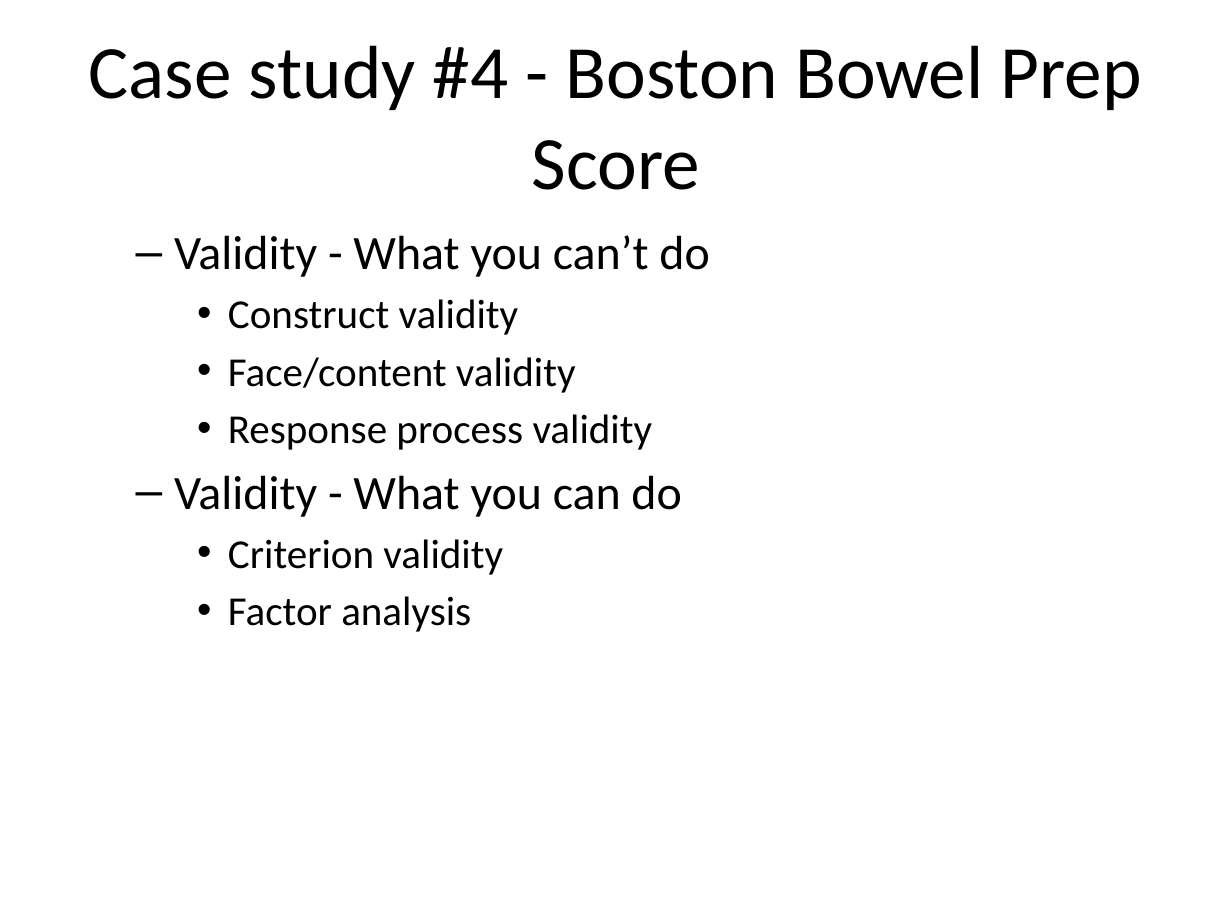
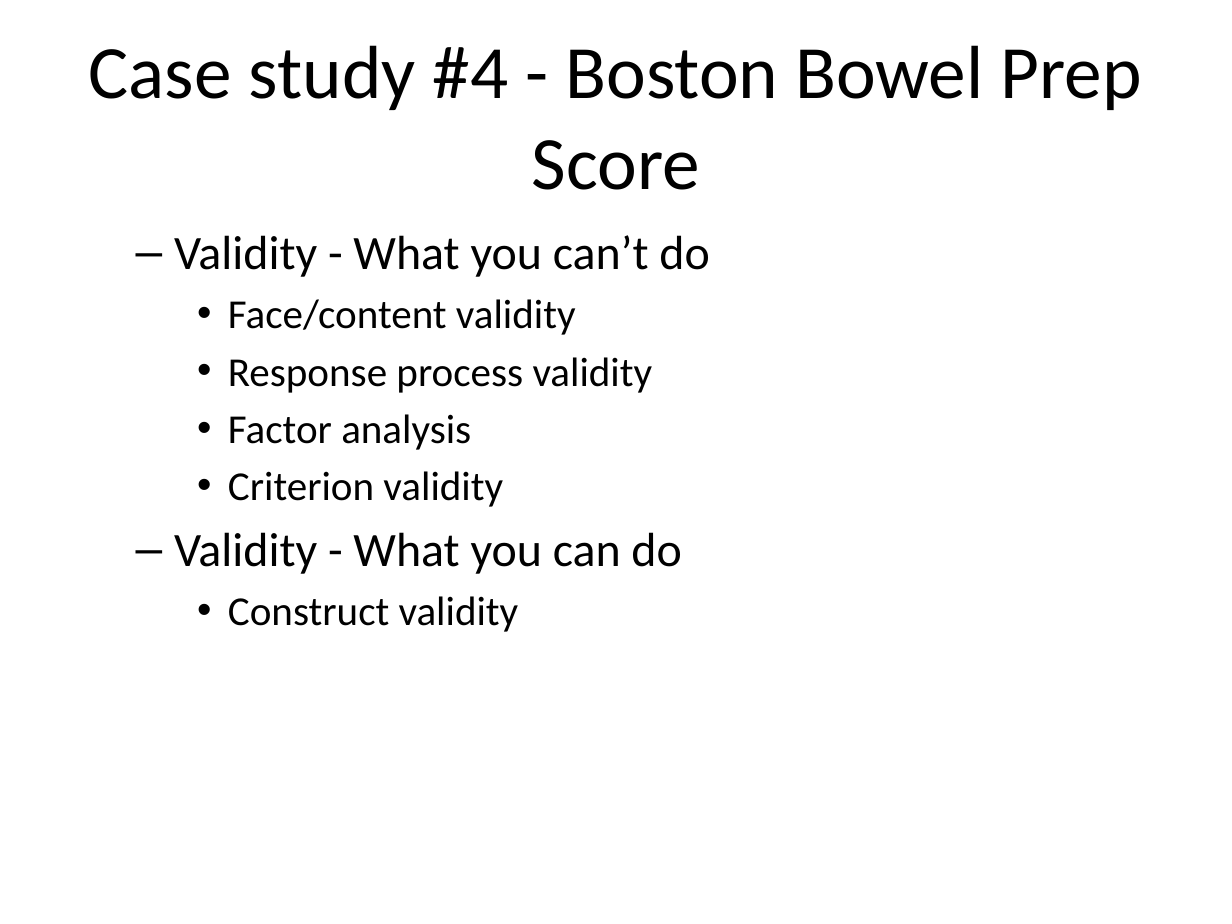
Before and after one commit to pmean/reliability-and-validity, a slide deck: slide 49 of src/rav.pptx (slide 45 before the commit). Drawn at 1232x924 pixels with LibreOffice and Linux fonts; fonts in the diff are those of the drawing. Boxes give left, top, right and bottom in pixels: in the first picture for what was removed or moved away, otherwise in the second. Text is boxed around its words. In the diff, an @@ line names an element or a change of style, - is before the commit and + after.

```diff
--- a/src/rav.pptx
+++ b/src/rav.pptx
@@ text at (228,299,519,335): paragraph removed @@
-    • Construct validity
@@ text at (228,414,503,507): paragraphs added @@
+    • Factor analysis
+    • Criterion validity
@@ text at (228,596,519,632): text changed @@
-    • Criterion validity
-    • Factor analysis
+    • Construct validity
```
Also in this commit, not shown: 6 other slides changed, 4 slides added, 18 other files.
